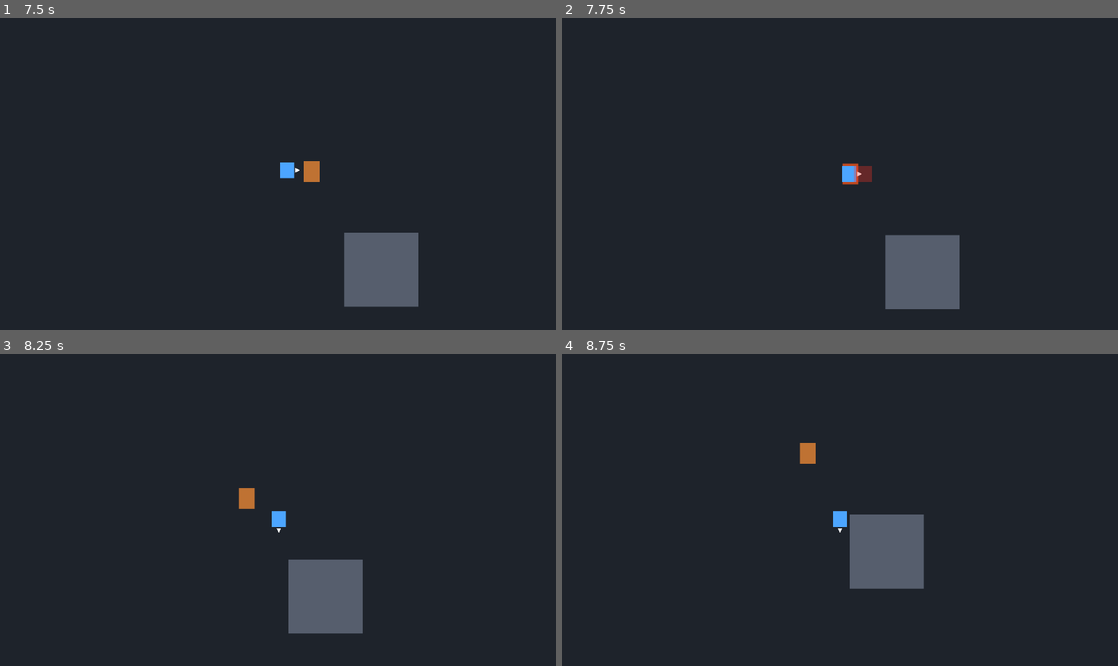
Above: before the commit, frames 1-4 (two rows, left to right).
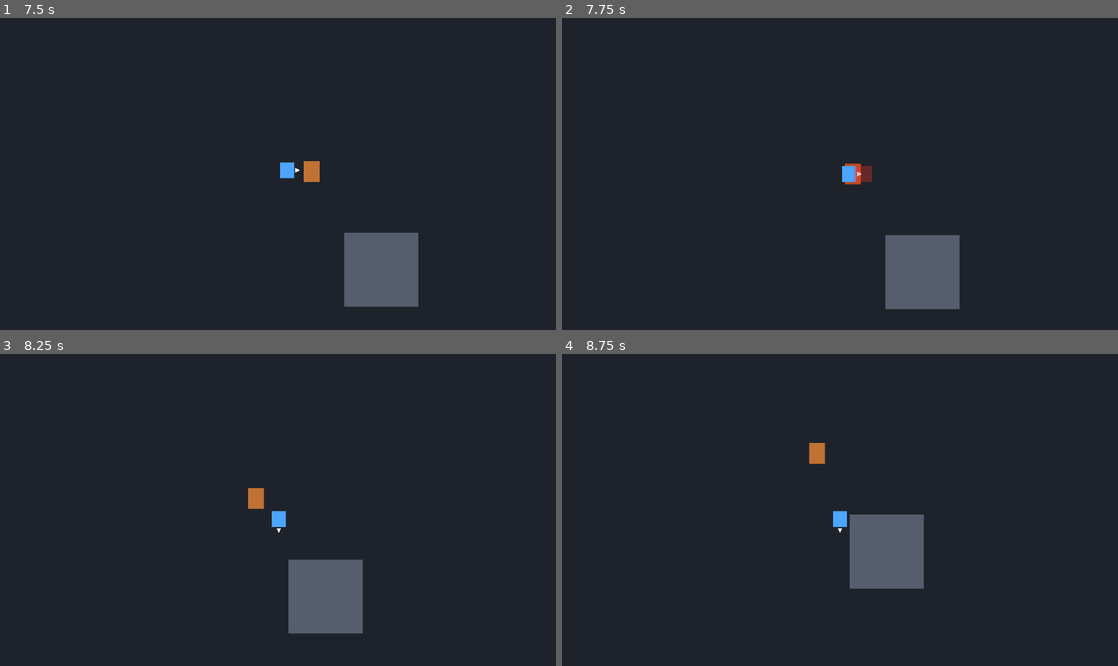
Above: after the commit, the same moments.

Repository: kikajima/dragonballsoullegacy
Game: Godot game, scene res://scenes/bootstrap/bootstrap.tscn
Two runs of this game, one before a commit and one after it. Both use one fixed random seed, a clock stepped at 60 frames per second and the inputs below.
Inputs:
- Up to frame 1 (7.5 s): tap Enter at 0.5 s; hold D (move_right) 0.53-1.28 s; tap J (attack) at 0.6, 1.35, 2.3, 3.05, 3.8, 4.55, 5.3, 5.85, 6.6 s; hold S (move_down) 1.28-2.03 s; hold D (move_right) 2.03-2.78 s; hold Shift (block) 2.03-2.78 s; hold W (move_up) 2.78-3.53 s; tap L (charge_ki) at 2.85 s; hold A (move_left) 3.53-5.03 s; tap Space (dash) at 3.6 s; tap E (interact) at 4.35 s; hold S (move_down) 5.03-5.78 s; tap K (ki_blast) at 5.1 s; hold D (move_right) 5.78-6.53 s; hold W (move_up) 6.53-7.28 s; hold D (move_right) from 7.28 s (still down); tap Shift (block) at 7.35 s
- Up to frame 2 (7.75 s): keep holding D (move_right); tap J (attack) at 7.55 s
- Up to frame 3 (8.25 s): release D (move_right) at 8.03 s; hold S (move_down) from 8.03 s (still down); hold L (charge_ki) from 8.03 s (still down)
- Up to frame 4 (8.75 s): keep holding S (move_down); keep holding L (charge_ki); tap J (attack) at 8.3 s

Frame 1 is identical in both runs. In frame 2, less than 0.1% of the frame differs, in the area x 50-54%, y 46-54%; in frame 3, 0.2%, in the area x 42-48%, y 42-50%; in frame 4, 0.2%.
Error after the commit: Attempt to call function 'is_attacking' in base 'null instance' on a null instance. (res://actors/enemies/debug_goku_enemy.gd:258)

Commit message:
feat: add chase and melee AI to debug Goku enemy

Diff:
--- a/actors/enemies/debug_goku_enemy.gd
+++ b/actors/enemies/debug_goku_enemy.gd
@@ -2,6 +2,7 @@
 extends CharacterBody2D
 
 const STATE_IDLE: StringName = &"idle"
+const STATE_WALK: StringName = &"walk"
 const STATE_HURT: StringName = &"hurt"
 
 const DIRECTION_ROWS := {
@@ -15,31 +16,50 @@
 var sprite_sheet_path: String = "res://assets/sprites/characters/goku/processed/goku_buus_fury_base.png"
 
 @export_file("*.png")
+var attack_sheet_path: String = "res://assets/sprites/characters/goku/processed/goku_buus_fury_attack.png"
+
+@export_file("*.png")
 var hurt_sheet_path: String = "res://assets/sprites/characters/goku/processed/goku_buus_fury_hurt.png"
 
 @export var frame_size: Vector2i = Vector2i(32, 32)
 @export var idle_column: int = 0
+@export var walk_columns: PackedInt32Array = PackedInt32Array([2, 3, 4, 5])
+@export var attack_1_columns: PackedInt32Array = PackedInt32Array([0, 1, 2, 3])
+@export var attack_2_columns: PackedInt32Array = PackedInt32Array([4, 5, 6, 7])
 @export var hurt_columns: PackedInt32Array = PackedInt32Array([0, 1])
+@export var walk_fps: float = 8.0
+@export var attack_fps: float = 8.0
 @export var hurt_fps: float = 10.0
 @export var hurt_duration: float = 0.24
+
+@export var detection_range: float = 170.0
+@export var attack_range: float = 25.0
+@export var attack_cooldown: float = 0.55
+
 @export_enum("up", "down", "left", "right")
 var initial_facing: String = "left"
 
 @onready var sprite: AnimatedSprite2D = $Visuals/AnimatedSprite2D
 @onready var placeholder: Polygon2D = $Visuals/Placeholder
 @onready var health_component: HealthComponent = $Components/HealthComponent
+@onready var movement_component: MovementComponent = $Components/MovementComponent
 @onready var knockback_component: KnockbackComponent = $Components/KnockbackComponent
 @onready var state_machine: StateMachine = $Components/StateMachine
+@onready var melee_combat_component: MeleeCombatComponent = $Components/MeleeCombatComponent
 @onready var hurtbox: HurtboxComponent = $Hurtbox
 
 var _hurt_time_left: float = 0.0
+var _attack_cooldown_left: float = 0.0
 var _flash_tween: Tween
 var _spawn_position: Vector2
 var _current_facing: StringName = &"left"
+var _target: Node2D
 
 func _ready() -> void:
 	_spawn_position = global_position
 	_current_facing = StringName(initial_facing)
+	_target = get_tree().get_first_node_in_group("player") as Node2D
+
 	_build_sprite_frames()
 	_play_current_animation()
 
@@ -48,18 +68,83 @@
 	health_component.died.connect(_on_died)
 
 func _physics_process(delta: float) -> void:
+	_attack_cooldown_left = maxf(_attack_cooldown_left - delta, 0.0)
+
+	if state_machine.is_state(STATE_HURT):
+		_process_hurt(delta)
+		return
+
+	if melee_combat_component.is_attacking():
+		_process_attack(delta)
+		return
+
+	if not is_instance_valid(_target):
+		_target = get_tree().get_first_node_in_group("player") as Node2D
+
+	if not is_instance_valid(_target):
+		_set_idle()
+		return
+
+	var to_target := _target.global_position - global_position
+	var distance_to_target := to_target.length()
+
+	if distance_to_target > detection_range:
+		_set_idle()
+		return
+
+	_update_facing_from_direction(to_target)
+
+	if distance_to_target <= attack_range:
+		movement_component.stop(self)
+
+		if _attack_cooldown_left <= 0.0:
+			_start_attack()
+		else:
+			state_machine.change_state(STATE_IDLE)
+			_play_current_animation()
+		return
+
+	state_machine.change_state(STATE_WALK)
+	movement_component.move(self, to_target.normalized())
+	_play_current_animation()
+
+func _process_hurt(delta: float) -> void:
 	if knockback_component.is_active():
 		knockback_component.tick(self, delta)
 	else:
-		velocity = Vector2.ZERO
-
-	if state_machine.is_state(STATE_HURT):
-		_hurt_time_left -= delta
-		if _hurt_time_left <= 0.0:
-			state_machine.change_state(STATE_IDLE)
-			_play_current_animation()
+		movement_component.stop(self)
+
+	_hurt_time_left -= delta
+
+	if _hurt_time_left <= 0.0:
+		state_machine.change_state(STATE_IDLE)
+		_play_current_animation()
+
+func _process_attack(delta: float) -> void:
+	movement_component.stop(self)
+	melee_combat_component.tick_attack(delta)
+
+	if melee_combat_component.is_attacking():
+		state_machine.change_state(melee_combat_component.get_attack_state())
+		_current_facing = melee_combat_component.get_attack_facing()
+	else:
+		_attack_cooldown_left = attack_cooldown
+		state_machine.change_state(STATE_IDLE)
+
+	_play_current_animation()
+
+func _start_attack() -> void:
+	if melee_combat_component.start_attack(_current_facing):
+		state_machine.change_state(melee_combat_component.get_attack_state())
+		_play_current_animation()
+
+func _set_idle() -> void:
+	movement_component.stop(self)
+	state_machine.change_state(STATE_IDLE)
+	_play_current_animation()
 
 func _on_hit_received(_damage: int, source_position: Vector2) -> void:
+	melee_combat_component.cancel_attack()
 	_current_facing = _facing_toward(source_position)
 	state_machine.change_state(STATE_HURT)
 	_hurt_time_left = hurt_duration
@@ -75,10 +160,15 @@
 
 func _on_died() -> void:
 	print("DebugGokuEnemy derrotado. HP restaurado para continuar os testes.")
+	call_deferred("_reset_after_defeat")
+
+func _reset_after_defeat() -> void:
 	health_component.restore_full()
+	melee_combat_component.cancel_attack()
+	knockback_component.stop(self)
+	global_position = _spawn_position
+	_attack_cooldown_left = attack_cooldown
 	state_machine.change_state(STATE_IDLE)
-	global_position = _spawn_position
-	knockback_component.stop(self)
 	_play_current_animation()
 
 func _flash() -> void:
@@ -97,37 +187,22 @@
 	var built_any := false
 
 	if ResourceLoader.exists(sprite_sheet_path):
-		var idle_sheet := load(sprite_sheet_path) as Texture2D
-		if idle_sheet != null:
-			for facing in DIRECTION_ROWS:
-				var row: int = DIRECTION_ROWS[facing]
-				var animation_name := StringName("idle_%s" % facing)
-
-				frames.add_animation(animation_name)
-				frames.set_animation_loop(animation_name, true)
-				frames.set_animation_speed(animation_name, 1.0)
-				frames.add_frame(
-					animation_name,
-					_atlas_frame(idle_sheet, idle_column, row)
-				)
+		var movement_sheet := load(sprite_sheet_path) as Texture2D
+		if movement_sheet != null:
+			_add_movement_animations(frames, movement_sheet)
+			built_any = true
+
+	if ResourceLoader.exists(attack_sheet_path):
+		var attack_sheet := load(attack_sheet_path) as Texture2D
+		if attack_sheet != null:
+			_add_directional_animation(frames, attack_sheet, &"attack_1", attack_1_columns, attack_fps, false)
+			_add_directional_animation(frames, attack_sheet, &"attack_2", attack_2_columns, attack_fps, false)
 			built_any = true
 
 	if ResourceLoader.exists(hurt_sheet_path):
 		var hurt_sheet := load(hurt_sheet_path) as Texture2D
 		if hurt_sheet != null:
-			for facing in DIRECTION_ROWS:
-				var row: int = DIRECTION_ROWS[facing]
-				var animation_name := StringName("hurt_%s" % facing)
-
-				frames.add_animation(animation_name)
-				frames.set_animation_loop(animation_name, false)
-				frames.set_animation_speed(animation_name, hurt_fps)
-
-				for column in hurt_columns:
-					frames.add_frame(
-						animation_name,
-						_atlas_frame(hurt_sheet, column, row)
-					)
+			_add_directional_animation(frames, hurt_sheet, &"hurt", hurt_columns, hurt_fps, false)
 			built_any = true
 
 	if built_any:
@@ -138,19 +213,79 @@
 		sprite.visible = false
 		placeholder.visible = true
 
+func _add_movement_animations(frames: SpriteFrames, sheet: Texture2D) -> void:
+	for facing in DIRECTION_ROWS:
+		var row: int = DIRECTION_ROWS[facing]
+		var idle_name := StringName("idle_%s" % facing)
+		var walk_name := StringName("walk_%s" % facing)
+
+		frames.add_animation(idle_name)
+		frames.set_animation_loop(idle_name, true)
+		frames.set_animation_speed(idle_name, 1.0)
+		frames.add_frame(idle_name, _atlas_frame(sheet, idle_column, row))
+
+		frames.add_animation(walk_name)
+		frames.set_animation_loop(walk_name, true)
+		frames.set_animation_speed(walk_name, walk_fps)
+
+		for column in walk_columns:
+			frames.add_frame(walk_name, _atlas_frame(sheet, column, row))
+
+func _add_directional_animation(
+	frames: SpriteFrames,
+	sheet: Texture2D,
+	state_name: StringName,
+	columns: PackedInt32Array,
+	fps: float,
+	loop: bool
+) -> void:
+	for facing in DIRECTION_ROWS:
+		var row: int = DIRECTION_ROWS[facing]
+		var animation_name := StringName("%s_%s" % [state_name, facing])
+
+		frames.add_animation(animation_name)
+		frames.set_animation_loop(animation_name, loop)
+		frames.set_animation_speed(animation_name, fps)
+
+		for column in columns:
+			frames.add_frame(animation_name, _atlas_frame(sheet, column, row))
+
 func _play_current_animation() -> void:
 	if sprite.sprite_frames == null:
 		return
 
+	var facing := _current_facing
+	if melee_combat_component.is_attacking():
+		facing = melee_combat_component.get_attack_facing()
+
 	var animation_name := StringName(
-		"%s_%s" % [state_machine.current_state, _current_facing]
+		"%s_%s" % [state_machine.current_state, facing]
 	)
 
 	if not sprite.sprite_frames.has_animation(animation_name):
-		animation_name = StringName("idle_%s" % _current_facing)
-
-	if sprite.sprite_frames.has_animation(animation_name):
+		animation_name = StringName("idle_%s" % facing)
+
+	if not sprite.sprite_frames.has_animation(animation_name):
+		return
+
+	var is_one_shot := (
+		String(state_machine.current_state).begins_with("attack_")
+		or state_machine.is_state(STATE_HURT)
+	)
+
+	if sprite.animation != animation_name:
 		sprite.play(animation_name)
+	elif not is_one_shot and not sprite.is_playing():
+		sprite.play(animation_name)
+
+func _update_facing_from_direction(direction: Vector2) -> void:
+	if direction.is_zero_approx():
+		return
+
+	if absf(direction.x) > absf(direction.y):
+		_current_facing = &"right" if direction.x > 0.0 else &"left"
+	else:
+		_current_facing = &"down" if direction.y > 0.0 else &"up"
 
 func _facing_toward(source_position: Vector2) -> StringName:
 	var direction := source_position - global_position
